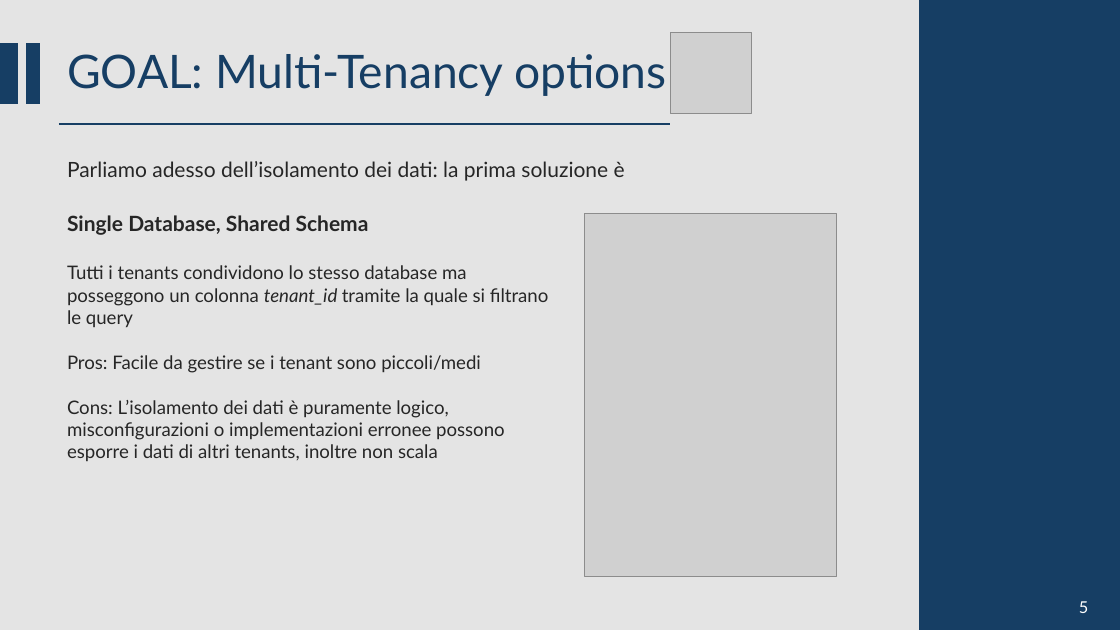
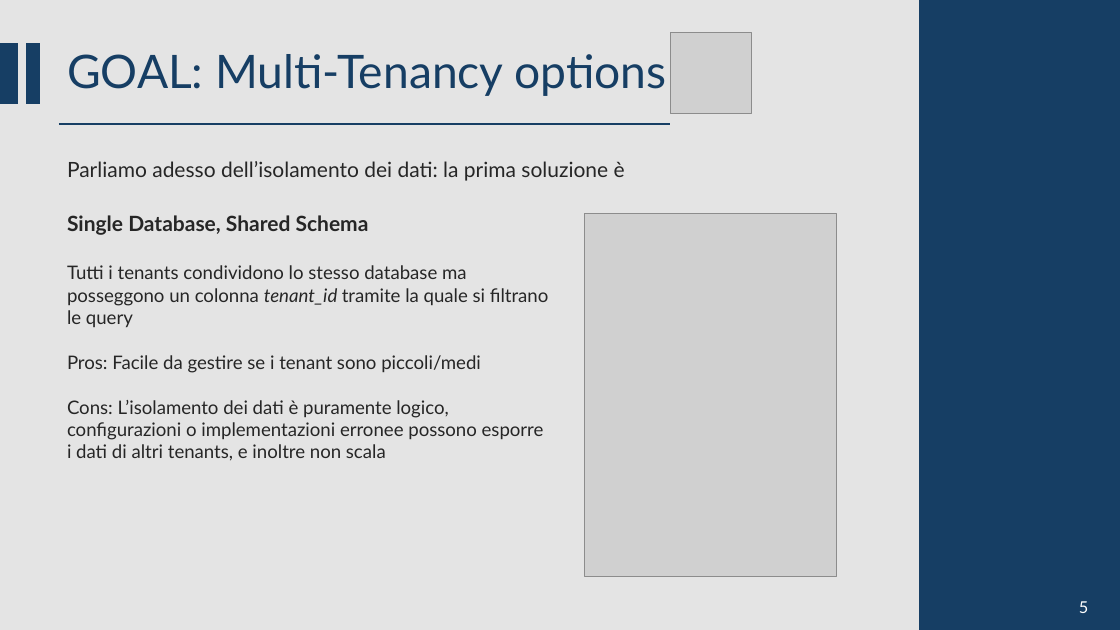
Before and after one commit to CSW-Teams/MS3-docs, a slide deck: slide 12 of ShiftsHappen/Sprint 1/CSW Sprint 1.pptm. Drawn at 1120x630 pixels with LibreOffice and Linux fonts; fonts in the diff are those of the drawing; grey boxes stand for pictures. Boxes give left, top, right and bottom in pixels: in the first picture for what was removed or moved away, otherwise in the second. Text is boxed around its words. In the diff, an @@ line names an element or a change of style, - is before the commit and + after.

```diff
--- a/ShiftsHappen/Sprint 1/CSW Sprint 1.pptm
+++ b/ShiftsHappen/Sprint 1/CSW Sprint 1.pptm
@@ text at (67, 400, 544, 461): text changed @@
-Cons: L’isolamento dei dati è puramente logico, misconfigurazioni o implementazioni erronee possono esporre i dati di altri tenants, inoltre non scala
+Cons: L’isolamento dei dati è puramente logico, configurazioni o implementazioni erronee possono esporre i dati di altri tenants, e inoltre non scala
```
Also in this commit, not shown: 9 other slides changed, 1 slide added.
